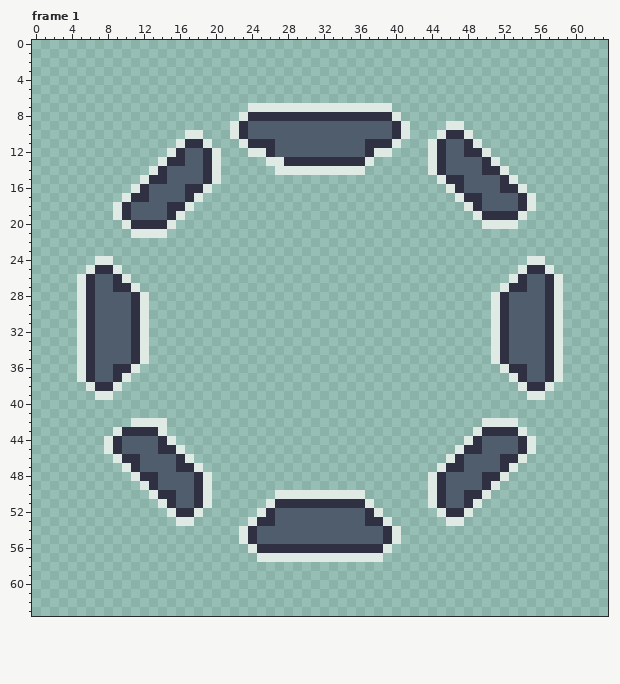
One commit to this pixel-art file: godot_project/assets/ui/loader.aseprite. The first picture shows the starting point.
64x64 pixels, 2 frames. Shown: frame 1.
New version:
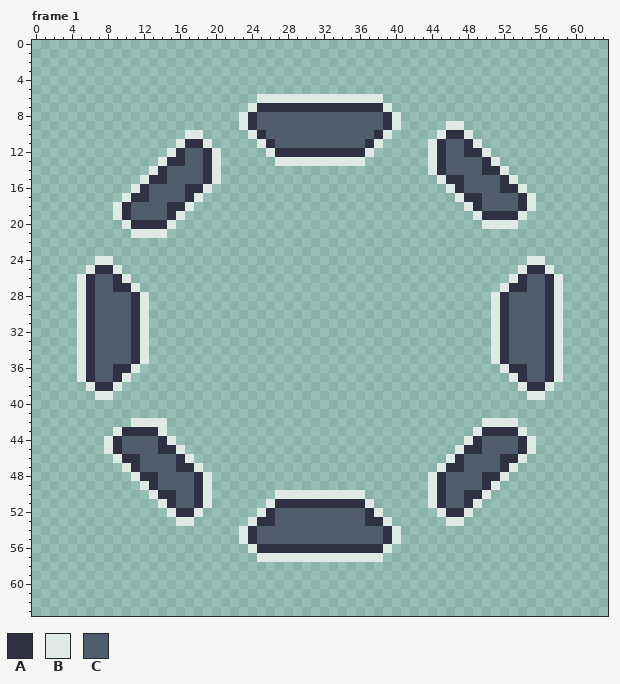
Palette (. is transparent): A #2f3143  B #dfeae4  C #505d6d
Difference:
Frame 1:
y 6: x 25..38 .............. -> BBBBBBBBBBBBBB
y 7: x 25..38 BBBBBBBBBBBBBB -> AAAAAAAAAAAAAA
y 8: x 25..38 AAAAAAAAAAAAAA -> CCCCCCCCCCCCCC
y 9: x 22..24 BAC -> .BA; x 39..41 CAB -> AB.
y 10: x 22..25 BACC -> ..BA; x 38..41 CCAB -> AB..
y 11: x 23..25 BAA -> ..B; x 38..40 AAB -> B..
y 12: x 24..39 BBACCCCCCCCCCABB -> ..BAAAAAAAAAAB..
y 13: x 26 B -> .; x 28..37 AAAAAAAAAB -> BBBBBBBBB.
y 14: x 27..36 BBBBBBBBBB -> ..........
Changed places in both pictures, as pixel boxes (x1, y1, x2, y2):
changed: (230, 94, 410, 175)
